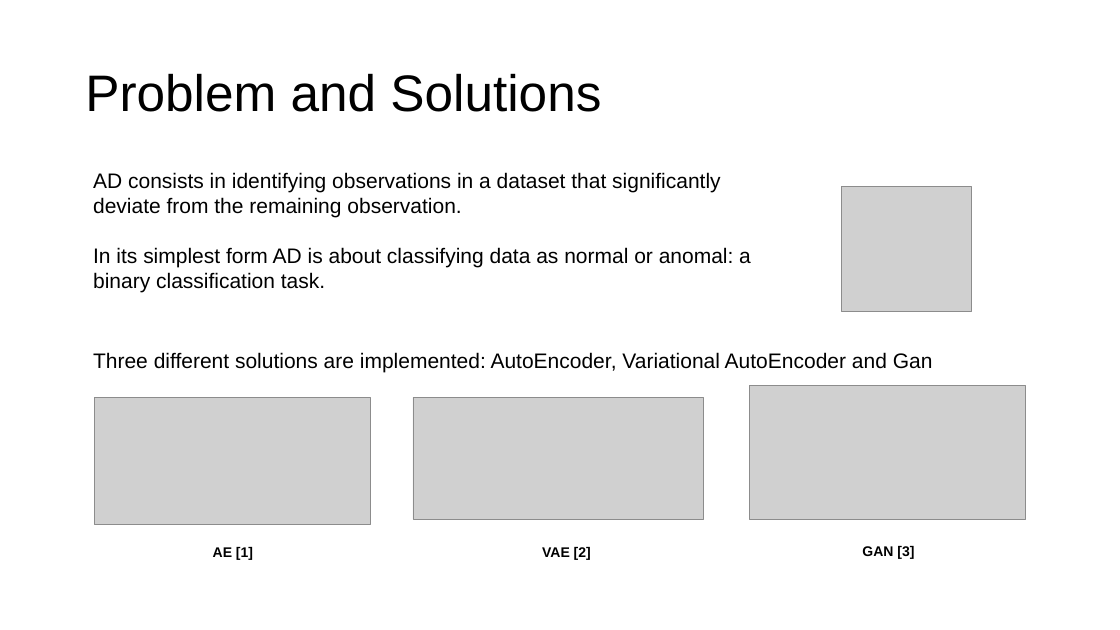
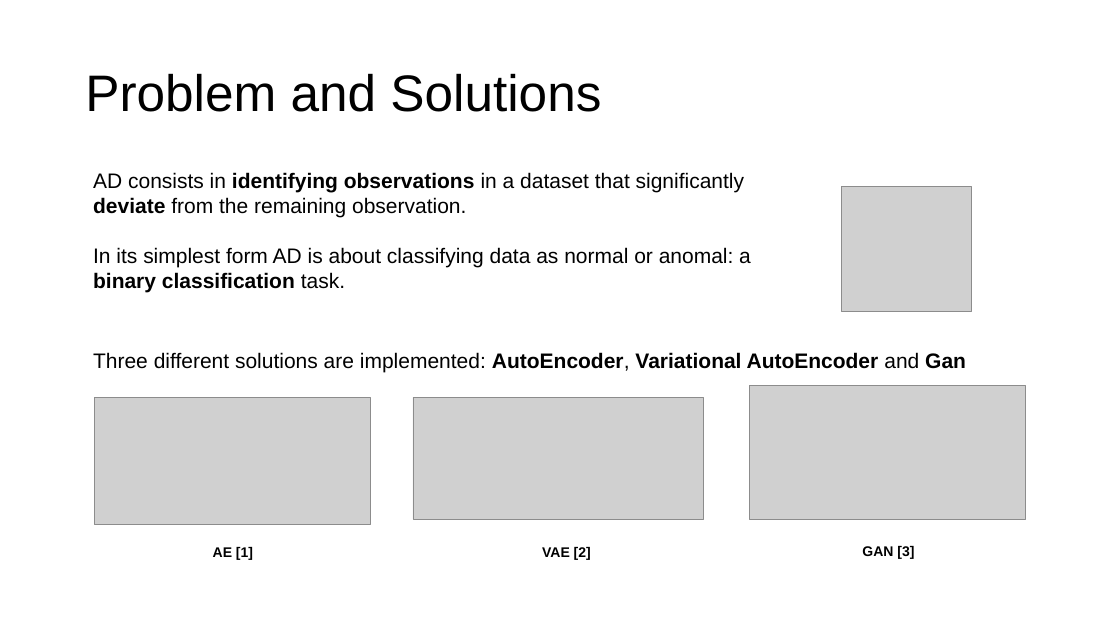
Before and after one commit to alessiapontiggia/DL-project, a slide deck: slide 3 of presentation.pptx. Drawn at 1120x630 pixels with LibreOffice and Linux fonts; fonts in the diff are those of the drawing; grey boxes stand for pictures. Boxes give left, top, right and bottom in pixels: in the first picture for what was removed or moved away, otherwise in the second. Text is boxed around its words. In the diff, an @@ line names an element or a change of style, - is before the commit and + after.

```diff
--- a/presentation.pptx
+++ b/presentation.pptx
@@ text "AD consists in identifying observations ..." at [93,172,751,293]: bold on in "identifying observations deviate", "binary classification" @@
@@ text "Three different solutions are implemented: ..." at [93,352,966,372]: bold on in "AutoEncoder, Variational AutoEncoder Gan" @@
```
Also in this commit, not shown: 12 other slides changed.
